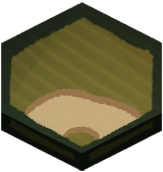
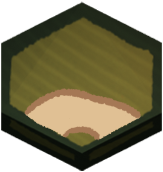
The second w=163, h=172 image is a revision of the first. Changes to its layers:
pixels changed over <box>24,88,141,141</box> (layer not identified)
